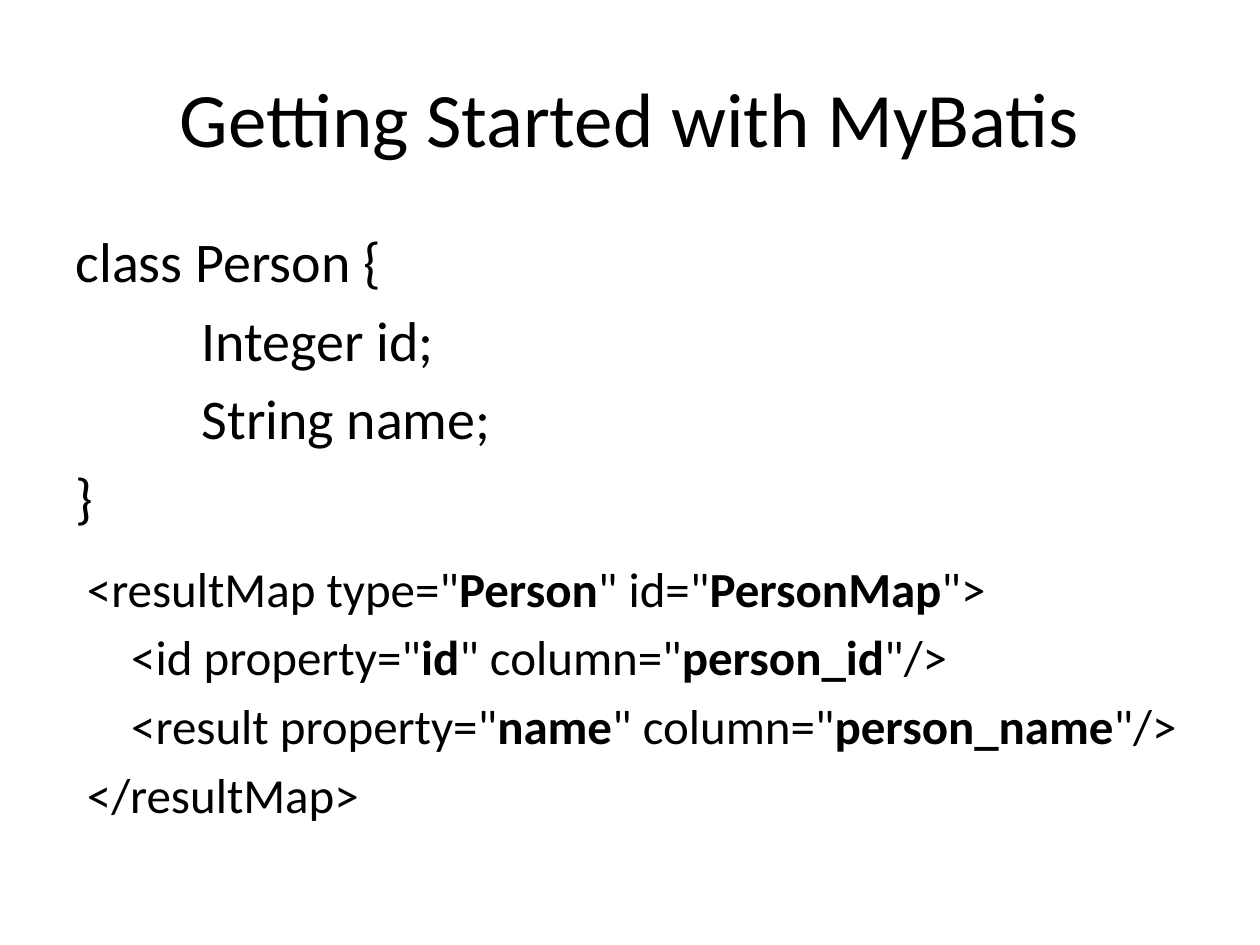
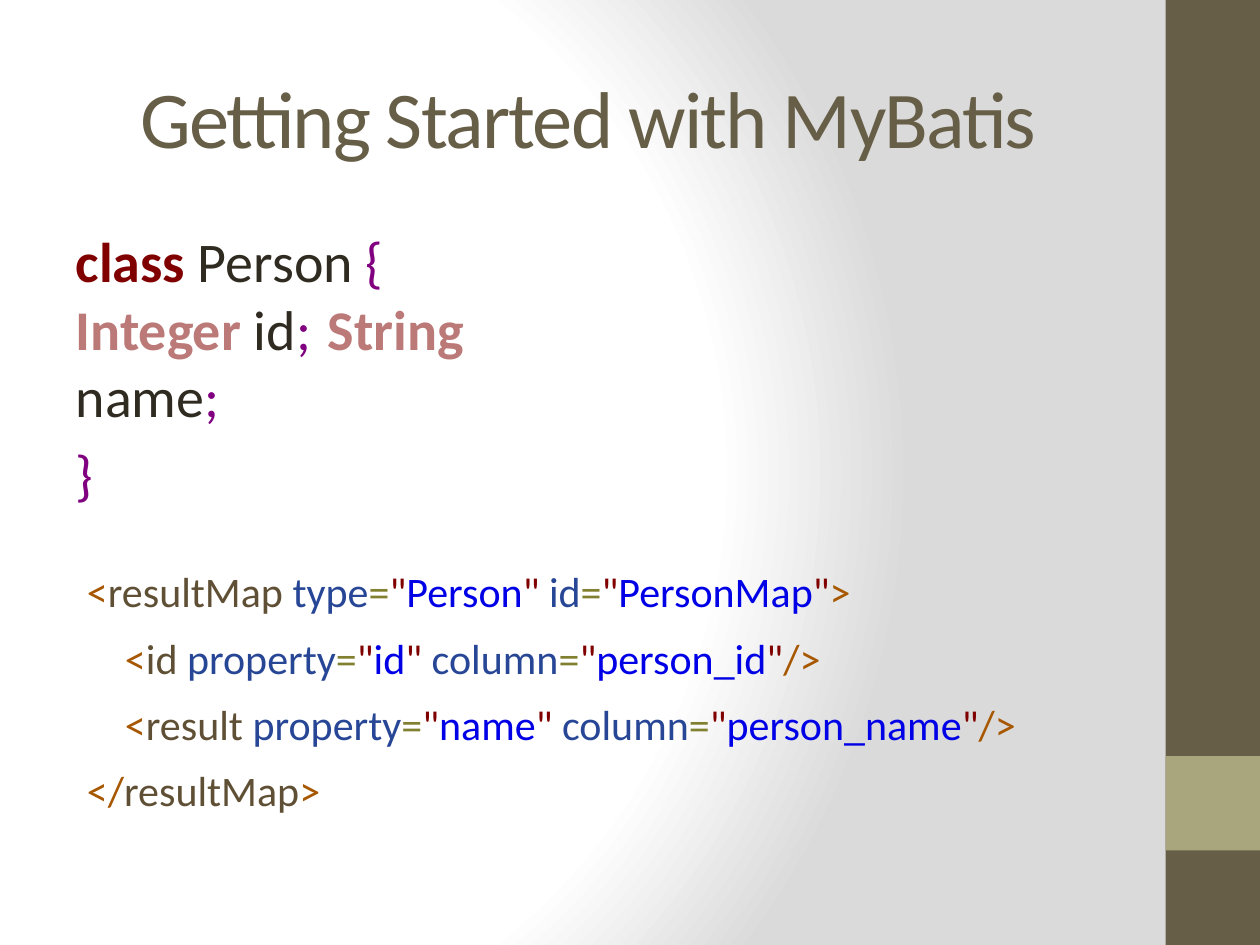
Before and after one commit to vitali-kviatkouski/personal, a slide deck: slide 4 of MyBatis.pptx. Drawn at 1260x945 pixels with LibreOffice and Linux fonts; fonts in the diff are those of the drawing. Boxes give left, top, right and bottom in pixels: in the first picture for what was removed or moved away, otherwise in the second. Text is boxed around its words. In the diff, an @@ line names an element or a change of style, - is before the commit and + after.

```diff
--- a/MyBatis.pptx
+++ b/MyBatis.pptx
@@ background #FFFFFF to gradient #FFFFFF to #DADADA @@
@@ rectangle added at [1166,0,1260,945], fill #675E47 @@
@@ title "Getting Started with MyBatis" at [140,92,1036,162]: size 44 to 46 pt, text colour #000000 to #675E47, letter spacing 0 to -1 pt @@
@@ text "class Person { Integer id; ..." at [76,242,464,424]: text colour #000000 to #800080 in "}" @@
@@ text at [76,242,464,424]: text changed; text colour #000000 to #BB7977; bold on @@
-class Person {
-Integer id;
-String name;
+class Person { Integer id; String name;
@@ text "<resultMap type="Person" id="PersonMap">" at [87,578,1016,813]: size 28 to 24 pt; text colour #000000 to #A65700 in "<resultMap id="PersonMap">", "<id column="person_id"/>", "<result column="person_name"/>", "</resultMap>"; text colour #000000 to #5F5035 in "<resultMap", "<id", "<result", "</resultMap>"; text colour #000000 to #274796, text colour #000000 to #808030, text colour #000000 to #800000, text colour #000000 to #0000E6, bold off in "type="Person" id="PersonMap">", "property="id" column="person_id"/>", "property="name" column="person_name"/>"; line spacing 1 to 1.15 @@
@@ rectangle added at [1166,756,1260,850], fill #A9A57C @@
```
Also in this commit, not shown: 21 other slides changed, 4 slides added, 1 slide removed.
